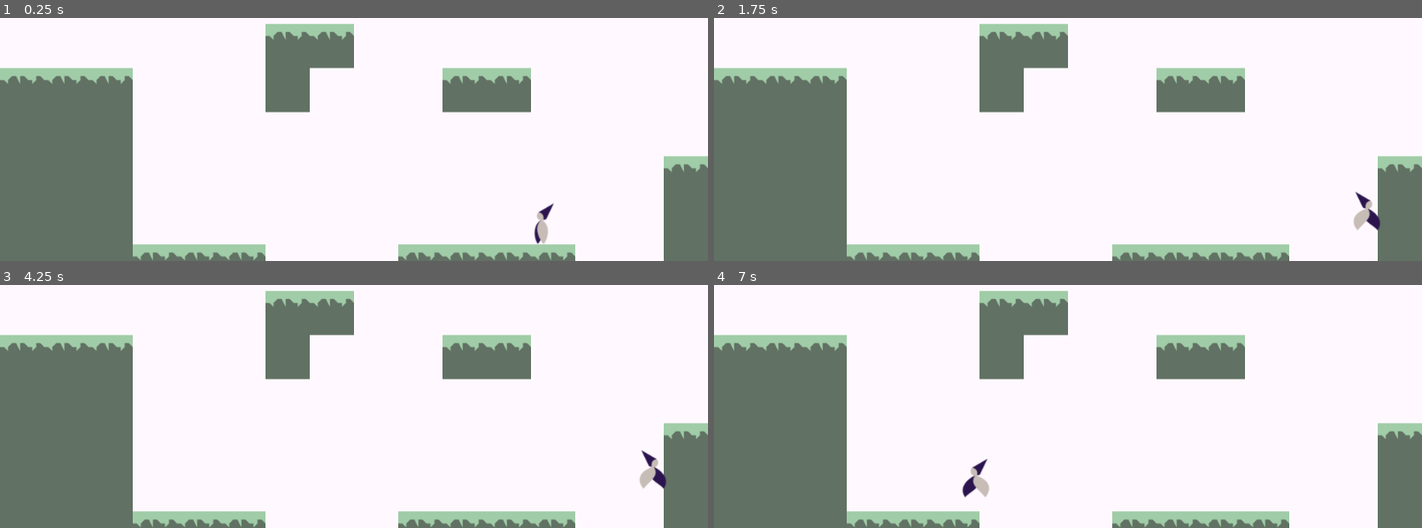
Above: before the commit, frames 1-4 (two rows, left to right).
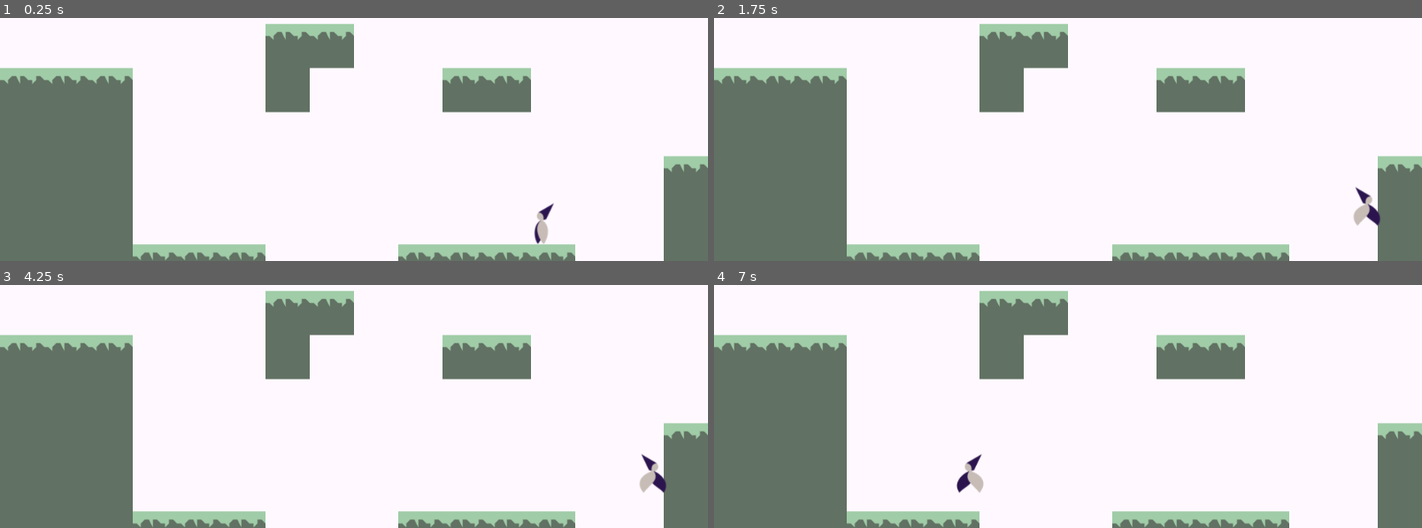
Above: after the commit, the same moments.

Repository: JacksonElia/Gravity_Game
Game: Godot game, scene res://World.tscn
The game is run twice, just before and just after one commit, with the same random seed, the same clock (stepped at 60 frames per second) and the same inputs.
Inputs:
- Up to frame 1 (0.25 s): no input
- Up to frame 2 (1.75 s): tap Enter at 0.5 s; hold D (move_right) from 0.53 s (still down); tap W (jump) at 0.77, 1.52 s; tap Space at 1.25 s
- Up to frame 3 (4.25 s): release D (move_right) at 2.03 s; hold A (move_left) 2.03-2.78 s; tap Enter at 2.75 s; hold D (move_right) from 2.78 s (still down); tap W (jump) at 3.02, 3.77 s; tap Space at 3.5 s
- Up to frame 4 (7 s): release D (move_right) at 4.28 s; hold A (move_left) 4.28-5.03 s; tap W (jump) at 4.52, 6.02, 6.77 s; tap Enter at 5 s; hold D (move_right) 5.03-5.78 s; tap Space at 5.75 s; hold A (move_left) from 5.78 s (still down)

The runs differ from the first frame. In frame 2, 0.3% of the frame differs, in the area x 90-95%, y 69-88%; in frame 3, 0.2%; in frame 4, 0.4%, in the area x 34-39%, y 69-88%.

Commit message:
Make gravity direction variable
not good yet

Diff:
--- a/godot test/Player.gd
+++ b/godot test/Player.gd
@@ -11,6 +11,7 @@
 var y_velo = 0
 var x_velo = 0
 var facing_right = false
+var gravity_dir = [0, 1]
 
 func _physics_process(delta):
 	var move_dir = 0
@@ -20,16 +21,17 @@
 		move_dir -= 1
 	x_velo = move_dir * MOVE_SPEED
 
-	move_and_slide(Vector2(x_velo, y_velo), Vector2(0, -1))
-
 	var grounded = is_on_floor()
-	y_velo += GRAVITY
+	y_velo += gravity_dir[1] * GRAVITY
+	x_velo += gravity_dir[0] * GRAVITY
 	if grounded and Input.is_action_just_pressed("jump"):
 		y_velo = -JUMP_FORCE
 	if grounded and y_velo >= 0:
 		y_velo = 5
 	if y_velo > MAX_FALL_SPEED:
 		y_velo = MAX_FALL_SPEED
+
+	move_and_slide(Vector2(x_velo, y_velo), Vector2(0, -1))
 
 	if facing_right and move_dir < 0:
 		flip()
